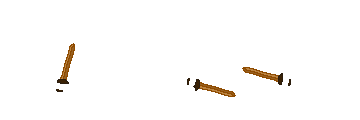
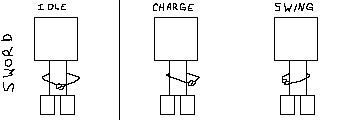
Comparing the layer stacks of the two 360px x 120px images. Changes:
showed "Paint Layer 2", painted on it over [1, 0, 318, 120]
hid "Paint Layer 4" (1st of 3) over [173, 3, 318, 115]
hid "Paint Layer 4" (2nd of 3), painted on it over [1, 0, 192, 120]
hid "Paint Layer 4" (3rd of 3) over [153, 3, 318, 115]
showed "Paint Layer 1" (1st of 3), painted on it over [153, 3, 318, 115]
showed "Paint Layer 1" (2nd of 3) over [153, 3, 312, 115]
showed "Paint Layer 1" (3rd of 3) over [1, 0, 248, 120]
